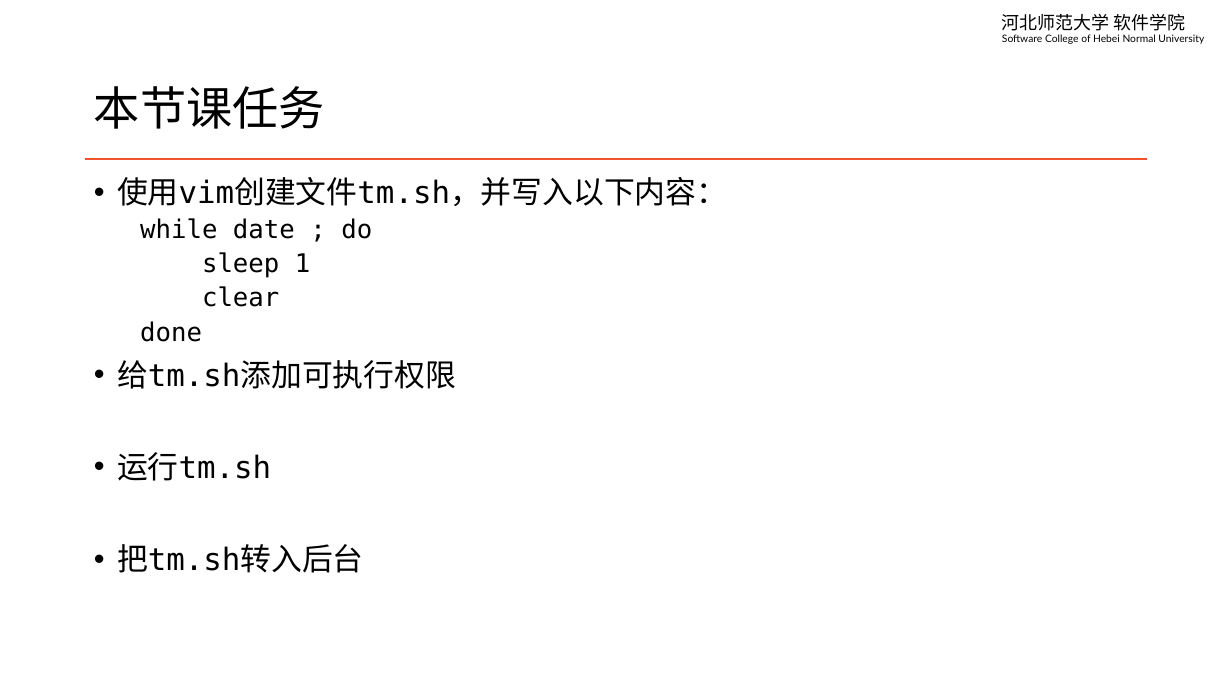
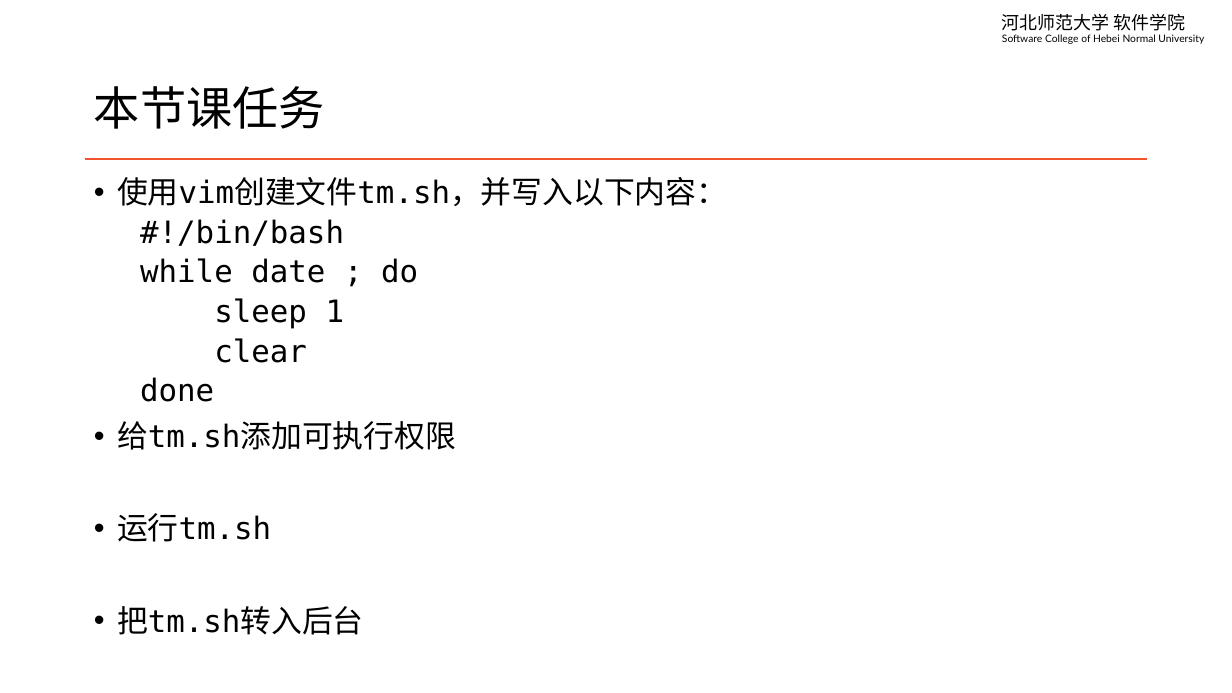
Before and after one commit to edu2act/course-linux-system, a slide deck: slide 11 of materials/slides/ch09-process-managment.pptx. Drawn at 1232x693 pixels with LibreOffice and Linux fonts; fonts in the diff are those of the drawing. Boxes give left, top, right and bottom in pixels: in the first picture for what was removed or moved away, otherwise in the second. Text is boxed around its words. In the diff, an @@ line names an element or a change of style, - is before the commit and + after.

```diff
--- a/materials/slides/ch09-process-managment.pptx
+++ b/materials/slides/ch09-process-managment.pptx
@@ text at bbox=[140, 219, 344, 246]: paragraph added @@
+  #!/bin/bash
@@ text at bbox=[140, 258, 418, 402]: size 20 to 24 pt in "while date ; do", "sleep 1", "clear", "done" @@
```
Also in this commit, not shown: 3 other files.
